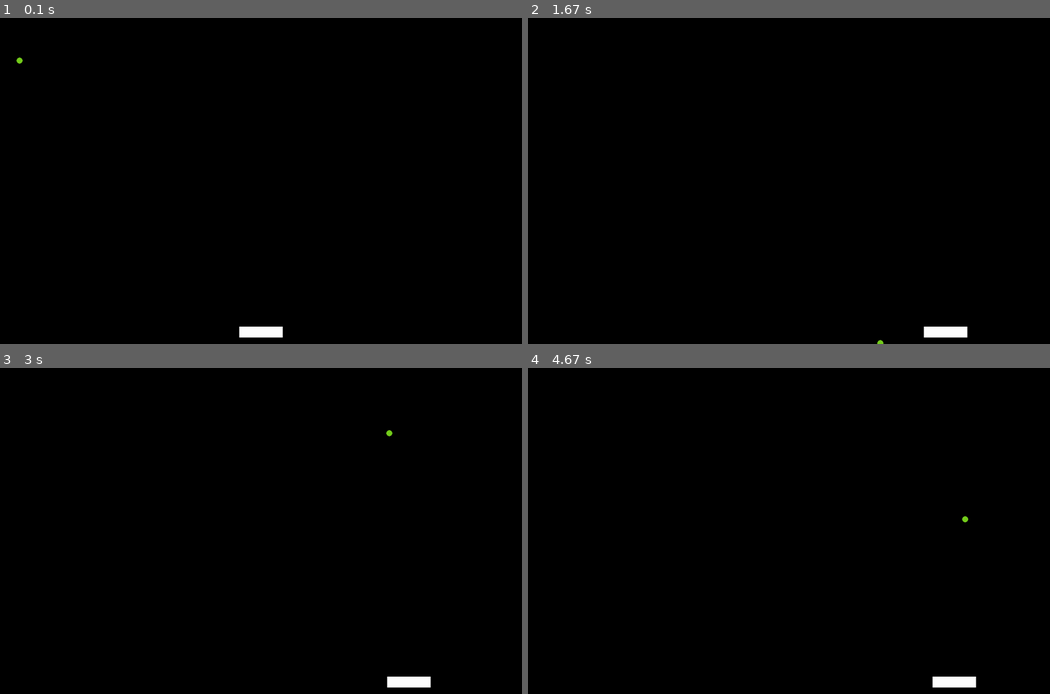
Above: before the commit, frames 1-4 (two rows, left to right).
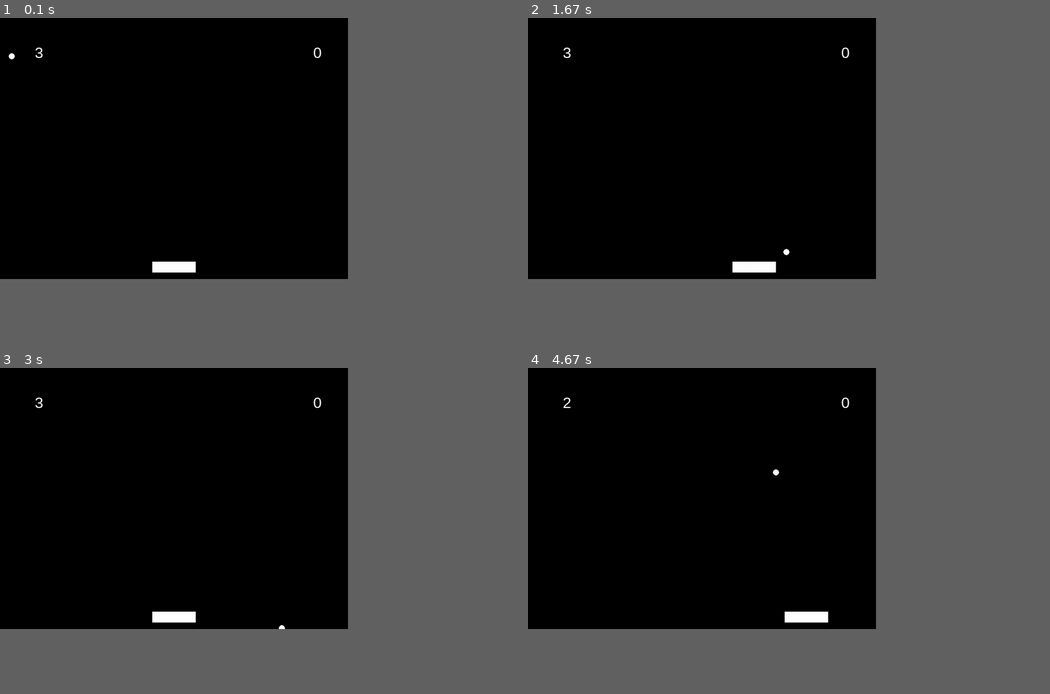
Above: after the commit, the same moments.

Repository: rudyhostyn/K_PYGAME
Game: pygame game, started from ball.py
Two runs of this game, one before a commit and one after it. Both use one fixed random seed, a clock stepped at 60 frames per second and the inputs below.
Inputs:
- Up to frame 1 (0.1 s): no input
- Up to frame 2 (1.67 s): hold Right 0.33-0.8 s; hold Right 0.83-1.3 s; hold Left from 1.33 s (still down)
- Up to frame 3 (3 s): release Left at 1.87 s
- Up to frame 4 (4.67 s): hold Right 3.5-3.97 s; hold Right 4-4.47 s; hold Left from 4.5 s (still down)
The window is 900x562 before the commit and 600x450 after it. Grey fills any space a smaller window leaves; there, only what the larger window draws over its background counts as a difference.

The runs differ from the first frame. In frame 1, 0.7% of the frame differs, in the area x 1-62%, y 9-99%; in frame 2, 0.7%; in frame 3, 0.7%; in frame 4, 0.7%.

Commit message:
Rudy ejercicio de los marcadores

Diff:
--- a/ball.py
+++ b/ball.py
@@ -3,15 +3,16 @@
 from random import randint, choice
 import random
 
-
+WHITE = (255,255,255)
 NEGRO = (0,0,0)
-ANCHO = 1200
-ALTO = 750
+ANCHO = 800
+ALTO = 600
 RADIO = 10
 
 pg.init()
 pantalla = pg.display.set_mode((ANCHO, ALTO))
 reloj = pg.time.Clock()
+
 
 class Bola():
 
@@ -37,11 +38,11 @@
             self.vx = -self.vx
 
         if self.y >= ALTO:
+            pg.time.delay(2000)
             self.x = ANCHO // 2
-            self.y = ALTO // 2
+            self.y = ALTO // 10
             self.vx = randint(5, 10)*choice([-1,1])
             self.vy = randint(5, 10)*choice([-1,1])
-            pg.time.delay(500)
 
             return True
         return False
@@ -58,15 +59,29 @@
         if choqueX and choqueY:
             self.vy *= -1
 
+    def score(self, objeto):
+        choqueX = self.x >= objeto.x and self.x <= objeto.x + objeto.anchura or \
+            self.x+self.anchura >= objeto.x and self.x+self.anchura <= objeto.x + objeto.anchura
+
+        choqueY = self.y >= objeto.y and self.y <= objeto.y + objeto.altura or \
+            self.y+self.altura >= objeto.y and self.y+self.altura  <= objeto.y + objeto.altura
+        if choqueX and choqueY:
+            return True
+
+
 
 
 vidas = 3
+marcadorcero = ""
+score = 0
+
 
 bola = Bola(randint(0, ANCHO),
             randint(0, ALTO),
             randint(5, 10)*choice([-1,1]),
             randint(5, 10)*choice([-1,1]),
-            (randint(0, 255), randint(0,255), randint(0,255)))
+            #(randint(0, 255), randint(0,255), randint(0,255)))
+            (255, 255, 255))
 
 class Raqueta():
     def __init__(self, X=0, Y=0):
@@ -88,14 +103,31 @@
             self.x -= self.vx
         if teclas_pulsadas[pg.K_RIGHT] and self.x < ANCHO - self.anchura:
             self.x += self.vx
+raqueta = Raqueta()
+
+class Marcador():
+    def __init__(self, surface, text, size, x, y):
+        self.surface = surface
+        self.text = text
+        self.size = size
+        self.x = x
+        self.y = y
+
+    def dibuja_marcador(self, surface, text, size, x, y):
+        font = pg.font.SysFont("arial", size)
+        text_surface = font.render(text, True, WHITE)
+        text_rect = text_surface.get_rect()
+        text_rect = (x,y)
+        surface.blit(text_surface, text_rect)
 
 
-
-raqueta = Raqueta()
+marcador1 = Marcador(pantalla, str(vidas), 35, ANCHO // 10,  ALTO // 10)
+marcador2 = Marcador(pantalla, str(marcadorcero), 35, ANCHO // 2,  ALTO // 2)
+marcador3 = Marcador(pantalla, str(score), 35, ANCHO - (ANCHO // 10),  ALTO // 10)
 
 game_over = False
 while not game_over and vidas > 0:
-    v = reloj.tick(60)
+    v = reloj.tick(40)
     #Gestion de eventos
     for evento in pg.event.get():
         if evento.type == pg.QUIT:
@@ -106,12 +138,28 @@
     pierdebola = bola.actualizar()
     if pierdebola:
             vidas -= 1
+
+    if vidas == 0:
+        reloj.tick(1)
+        marcadorcero = "Game Over"
+
+    marcadorpuntos = bola.score(raqueta)
+    if marcadorpuntos:
+            score += 10
+
+
     # Gestión de la pantalla
     pantalla.fill(NEGRO)
     bola.dibujar(pantalla)
     raqueta.dibujar(pantalla)
     raqueta.actualizar()
     bola.comprueba_colision(raqueta)
+    #marcador
+    marcador1.dibuja_marcador(pantalla, str(vidas), 35, ANCHO // 10,  ALTO // 10)
+    marcador2.dibuja_marcador(pantalla, str(marcadorcero), 35, ANCHO // 2,  ALTO // 2)
+    marcador3.dibuja_marcador(pantalla, str(score), 35, ANCHO - (ANCHO // 10),  ALTO // 10)
+
+
 
 
     pg.display.flip()
